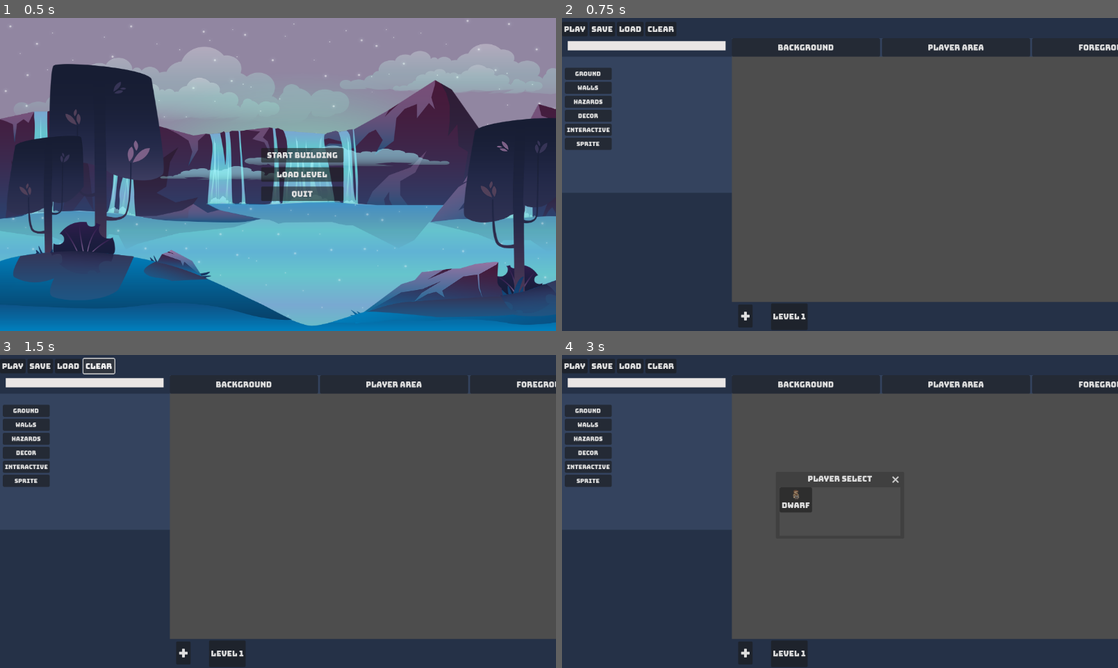
Above: before the commit, frames 1-4 (two rows, left to right).
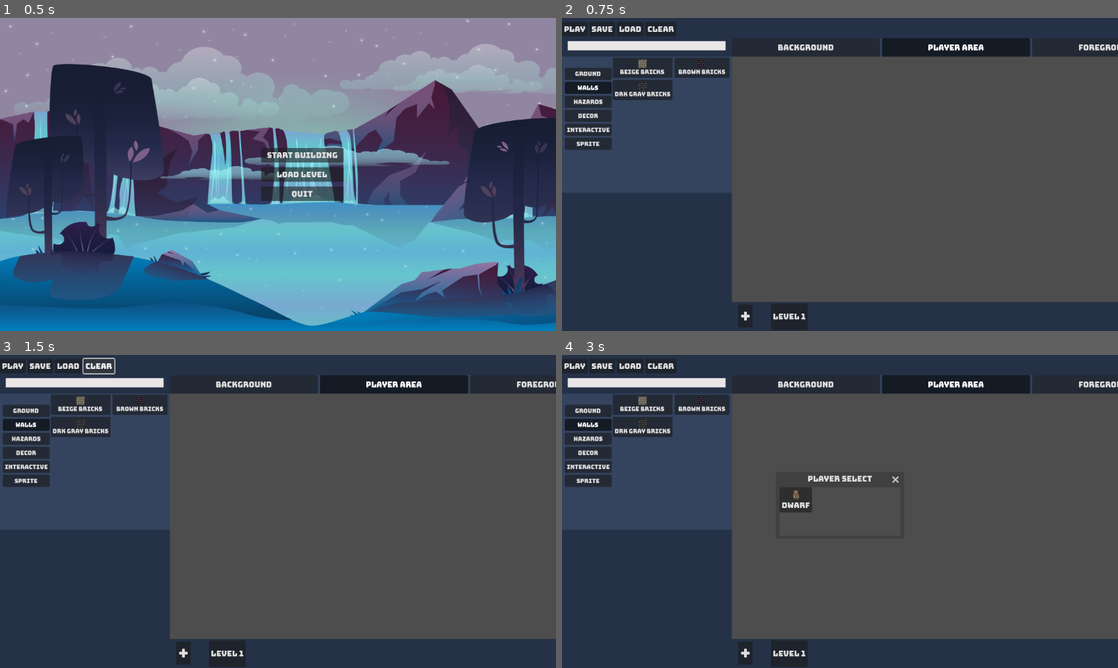
Above: after the commit, the same moments.

Repository: derkstouffers/CS448-Project
Game: Godot game, scene res://scenes/load_screen.tscn
Same seed, same stepped clock (60 frames per second), same inputs: the game is played once before the commit and once after it.
Inputs:
- Up to frame 1 (0.5 s): no input
- Up to frame 2 (0.75 s): click "Start Building" at 0.5 s
- Up to frame 3 (1.5 s): click "Clear" at 1.25 s
- Up to frame 4 (3 s): click "Play" at 2 s; click "Edit" at 2.75 s

Frame 1 is identical in both runs. In frame 2, 2.1% of the frame differs, in the area x 2-76%, y 8-27%; in frame 3, 2.1%; in frame 4, 2.1%.

Commit message:
starts with playerlayer active/dwarf resets

Diff:
--- a/inventory/scenes/button_group.tscn
+++ b/inventory/scenes/button_group.tscn
@@ -125,6 +125,7 @@
 layout_mode = 2
 size_flags_horizontal = 3
 size_flags_vertical = 3
+toggle_mode = true
 keep_pressed_outside = true
 text = "Background"
 
@@ -132,6 +133,8 @@
 layout_mode = 2
 size_flags_horizontal = 3
 size_flags_vertical = 3
+toggle_mode = true
+button_pressed = true
 keep_pressed_outside = true
 text = "Player Area"
 
@@ -139,6 +142,7 @@
 layout_mode = 2
 size_flags_horizontal = 3
 size_flags_vertical = 3
+toggle_mode = true
 keep_pressed_outside = true
 text = "Foreground"
 
@@ -165,6 +169,8 @@
 
 [node name="Walls" type="Button" parent="Block_menu/GridContainer"]
 layout_mode = 2
+toggle_mode = true
+button_pressed = true
 text = "Walls"
 
 [node name="Hazards" type="Button" parent="Block_menu/GridContainer"]
@@ -220,7 +226,6 @@
 expand_icon = true
 
 [node name="Walls" type="GridContainer" parent="Block_menu"]
-visible = false
 layout_mode = 0
 offset_left = 105.0
 offset_top = 3.0
--- a/inventory/scripts/Global.gd
+++ b/inventory/scripts/Global.gd
@@ -1,9 +1,10 @@
 extends Node
 
 var playing = false
+var player_count = 0
 var TileID = 0
 var current_tile_coords = Vector2i(0,0)
 var place_tile = false
 var backgroundLayer = false
-var playerLayer = false
+var playerLayer = true
 var foregroundLayer = false
--- a/inventory/scripts/button_group.gd
+++ b/inventory/scripts/button_group.gd
@@ -2,7 +2,6 @@
 
 @onready var main = get_node("/root/main")
 @onready var level = get_node("/root/main/level")
-
 
 @onready var background : TileMapLayer = level.get_node("/root/main/level/Background")
 @onready var playerArea : TileMapLayer = level.get_node("/root/main/level/Player Area")
@@ -29,7 +28,7 @@
 
 const level2 = preload("res://scenes/level.tscn")
 const player1 = preload("res://scenes/dwarf.tscn")
-var player_count = 0
+
 # Called when the node enters the scene tree for the first time.
 #func _ready() -> void:
 	#pass # Replace with function body.
@@ -46,7 +45,10 @@
 
 func _on_play_pressed() -> void:
 	Global.playing = true
-	player_select_window.visible = true
+
+	if Global.player_count < 1:
+		player_select_window.visible = true
+
 	top_menu.visible = false
 	block_menu.visible = false
 	layer_menu.visible = false
@@ -59,13 +61,14 @@
 
 func _on_dwarf_pressed() -> void:
 	player_select_window.visible = false
-	if player_count < 1:
+	if Global.player_count < 1:
 		var player
 		player = player1.instantiate()
 		player.is_dragging = true
 		#player.global_position = get_global_mouse_position()
-		playerArea.add_child(player)
-		player_count += 1
+		level.add_child(player)
+		Global.player_count += 1
+
 	pass # Replace with function body.
 
 func _on_player_select_window_close_requested() -> void:
@@ -103,9 +106,9 @@
 	foreground.clear()
 
 
-	if player_count > 0:
-		playerArea.remove_child(playerArea.get_node("dwarf"))
-		player_count -= 1
+	if Global.player_count > 0:
+		level.remove_child(level.get_node("dwarf"))
+		Global.player_count -= 1
 	pass # Replace with function body.
 
 ###
--- a/inventory/scripts/dwarf.gd
+++ b/inventory/scripts/dwarf.gd
@@ -1,5 +1,9 @@
 extends CharacterBody2D
 @onready var sprite = $AnimatedSprite2D
+
+
+@onready var level = get_node("/root/main/level")
+@onready var playerArea : TileMapLayer = level.get_node("/root/main/level/Player Area")
 
 var is_dragging = false
 
@@ -14,9 +18,16 @@
 
 	if(Global.playing):
 
-	# Add the gravity.
+		# Add the gravity.
 		if not is_on_floor():
 			velocity += get_gravity() * delta
+			print(velocity)
+
+
+			### reset player set if player reaches fall speed of 1000 or more
+			if velocity.y >= 1000:
+				level.remove_child(level.get_node("dwarf"))
+				Global.player_count -= 1
 
 	# Handle jump.
 		if Input.is_action_just_pressed("jump") and is_on_floor():
@@ -36,6 +47,9 @@
 				sprite.flip_h = true
 		else:
 			velocity.x = move_toward(velocity.x, 0, SPEED)
+
+
+
 		#move_and_collide(velocity * delta)
 		move_and_slide()
 
